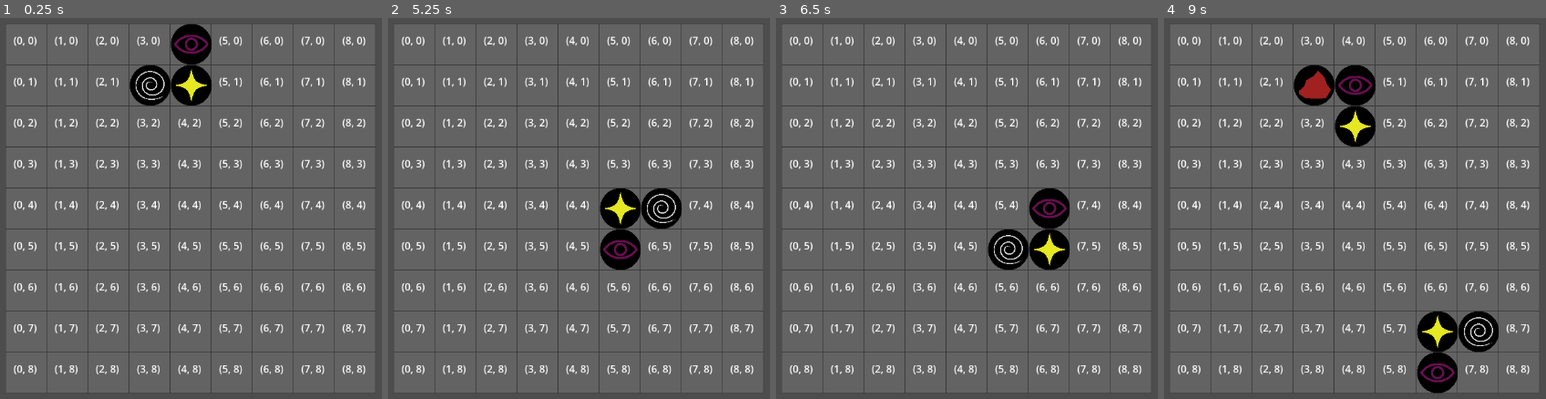
Above: before the commit, frames 1-4 (left to right).
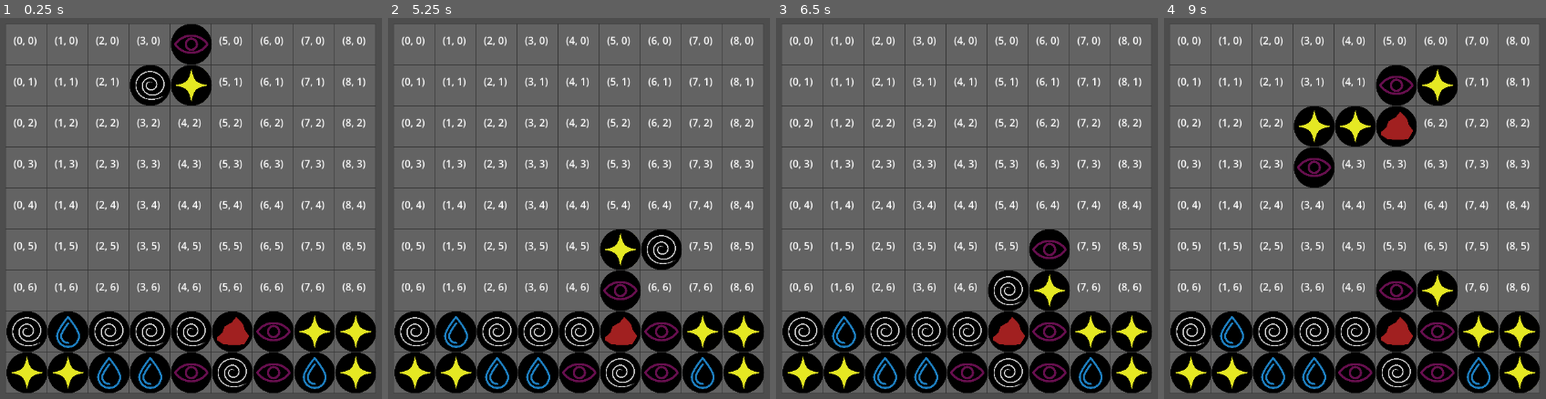
Above: after the commit, the same moments.

Repository: Jose-YP/PuzzlePrototype
Game: Godot game, scene res://Scenes/Main.tscn
Same seed, same stepped clock (60 frames per second), same inputs: the game is played once before the commit and once after it.
Inputs:
- Up to frame 1 (0.25 s): no input
- Up to frame 2 (5.25 s): tap Enter (ui_accept) at 0.5, 0.77, 1.25, 1.52, 2.75, 3.02, 3.5, 3.77, 4.25, 4.52 s; hold Right (ui_right) 0.53-1.28 s; hold Down (ui_down) 1.28-2.03 s; hold Right (ui_right) 2.03-2.78 s; hold Up (ui_up) 2.78-3.53 s; hold Left (ui_left) 3.53-5.03 s; hold Down (ui_down) from 5.03 s (still down)
- Up to frame 3 (6.5 s): tap Enter (ui_accept) at 5.75, 6.02 s; release Down (ui_down) at 5.78 s; hold Right (ui_right) from 5.78 s (still down)
- Up to frame 4 (9 s): release Right (ui_right) at 6.53 s; hold Up (ui_up) 6.53-7.28 s; tap Enter (ui_accept) at 6.77, 7.52 s; hold Right (ui_right) 7.28-8.03 s; hold Down (ui_down) 8.03-8.78 s; hold Left (ui_left) from 8.78 s (still down)

The runs differ from the first frame. In frame 1, 16% of the frame differs, in the area x 1-99%, y 77-99%; in frame 2, 20%; in frame 3, 20%; in frame 4, 22%, in the area x 1-99%, y 12-99%.

Commit message:
gonna test gravity tomorrow

Diff:
--- a/Code/Scenes/Board.gd
+++ b/Code/Scenes/Board.gd
@@ -6,18 +6,21 @@
 #EXPORT VARIABLES
 #GRID SIZE, DIMENTIONS, SPACE SIZE AND STARTING POSITIONS (CODE AND IN-GAME)
 @export_category("Grid")
-@export var width: int = 9
-@export var height: int = 9 #row 0, 1 and 2 are fail state rows
+@export_range(6,15) var width: int = 9
+@export_range(6,15) var height: int = 9 #row 0, 1 and 2 are fail state rows
 @export var offset: Vector2 = Vector2(65,65)
 @export var origin: Vector2 = Vector2(200, 85)
 @export var start_pos: Vector2 = Vector2(4,1)
 @export_category("Process Constants")
-@export var gravity: float = 9.8
-@export var hold_wait: float = 1.5
-@export var fail_rows: int = 2
+@export_range(0,2) var gravity: float = 1
+@export_range(0,1) var soft_drop: float = 1
+@export_range(0,3) var fail_rows: int = 2
 @export_group("Debug")
 @export var gravity_on: bool = false
+@export_range(0,9) var grid_fill: int = 4
 @export var column_fill: Vector2 = Vector2(3,4)
+@export var overhang_dimentions: Vector2 = Vector2(4,2)
+
 #Variables
 var board: Array[Array]
 var currentPiece: Node2D
@@ -27,6 +30,8 @@
 #______________________________
 func _ready() -> void:
 	#Make Timers function
+	$Timers/Gravity.set_wait_time(gravity)
+	$Timers/SoftDrop.set_wait_time(soft_drop)
 	$Timers/Grounded.set_paused(false)
 	$Timers/SoftDrop.set_paused(false)
 	$Timers/Gravity.set_paused(false)
@@ -34,6 +39,7 @@
 	#Make board and start the game
 	board = make_grid()
 	spawn_piece()
+	fill_board()
 
 func make_grid() -> Array[Array]:
 	var array: Array[Array] = []
@@ -127,7 +133,6 @@
 			pos.x += ammount
 		else:
 			pos.y += ammount
-		print(currentPiece.gridPos[i], pos)
 		currentPiece.gridPos[i] = pos
 		board[pos.x][pos.y] = currentPiece.pieces[i]
 		currentPiece.positions[i].global_position = grid_to_pixel(pos)
@@ -289,16 +294,22 @@
 #______________________________
 func fill_board() -> void:
 	for i in width:
-		for j in height:
-			if j <= fail_rows:
+		for j in grid_fill:
+			if (height-j-1) <= fail_rows:
 				continue
-			var piece = Globals.pieces.instantiate()
+			var piece = Globals.piece.instantiate()
 			$Grid.add_child(piece)
 			#let the piece fall into pixel position
 			#I like how it starts lol
-			piece.position = grid_to_pixel(Vector2(i,j))
+			piece.global_position = grid_to_pixel(Vector2(i,height-j-1))
 			#Give the piece it's grid position
-			board[i][j] = piece
+			board[i][height-j-1] = piece
+
+func fill_column() -> void:
+	pass
+
+func make_overhang() -> void:
+	pass
 
 func find_piece(piece) -> Vector2:
 	for i in width:
--- a/Scenes/Main.tscn
+++ b/Scenes/Main.tscn
@@ -4,7 +4,9 @@
 
 [node name="Main" type="Node2D"]
 script = ExtResource("1_wufa0")
+soft_drop = 0.5
 gravity_on = true
+grid_fill = 2
 
 [node name="Grid" type="Node2D" parent="."]
 position = Vector2(-20, -61)
